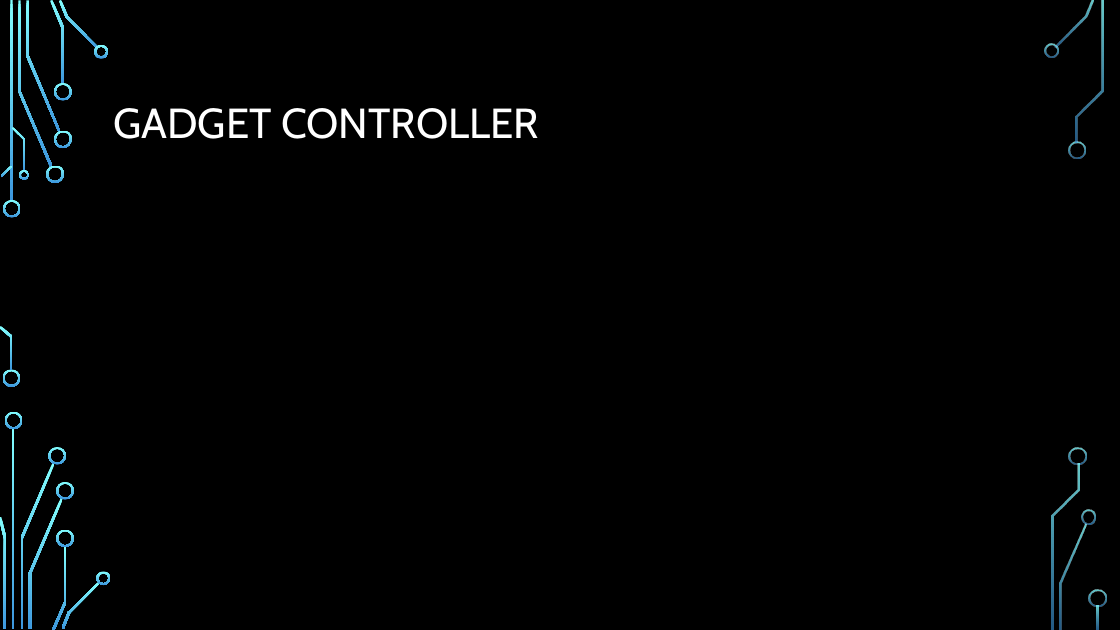
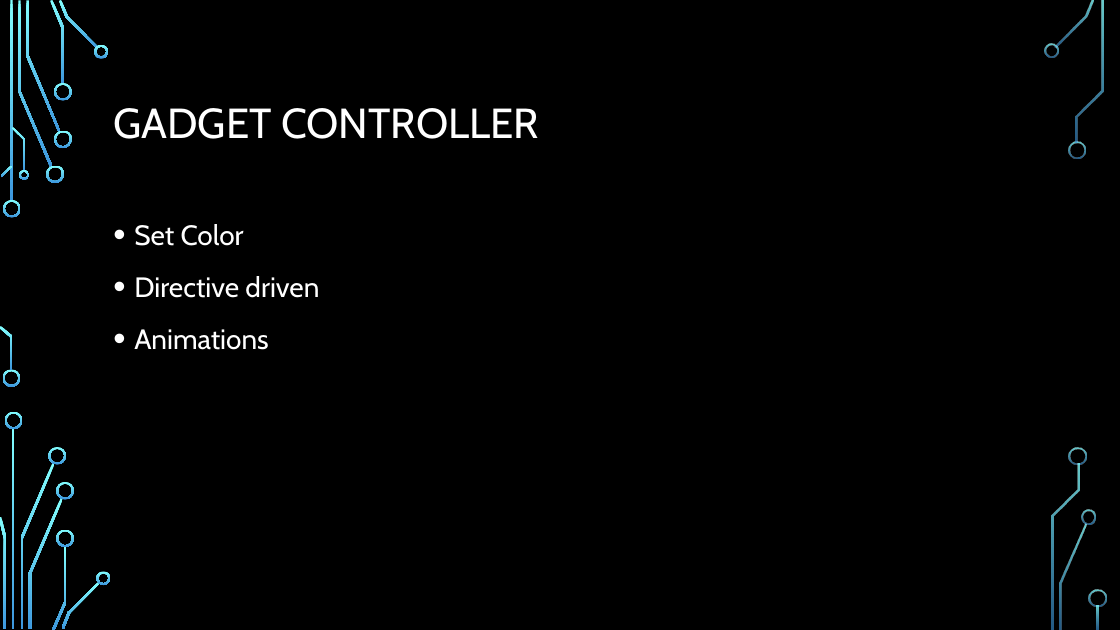
Before and after one commit to stoiveyp/DDDWales2018, a slide deck: slide 10 of Presentation/VoiceAndMore.pptx (slide 7 before the commit). Drawn at 1120x630 pixels with LibreOffice and Linux fonts; fonts in the diff are those of the drawing; background and template pictures are left out. Boxes give left, top, right and bottom in pixels: in the first picture for what was removed or moved away, otherwise in the second. Text is boxed around its words. In the diff, an @@ line names an element or a change of style, - is before the commit and + after.

```diff
--- a/Presentation/VoiceAndMore.pptx
+++ b/Presentation/VoiceAndMore.pptx
@@ text added at (134,224,319,350), 24 pt, text #FFFFFF @@
+• Set Color
+• Directive driven
+• Animations
```
Also in this commit, not shown: 2 other slides changed, 5 slides added, 2 slides removed.
